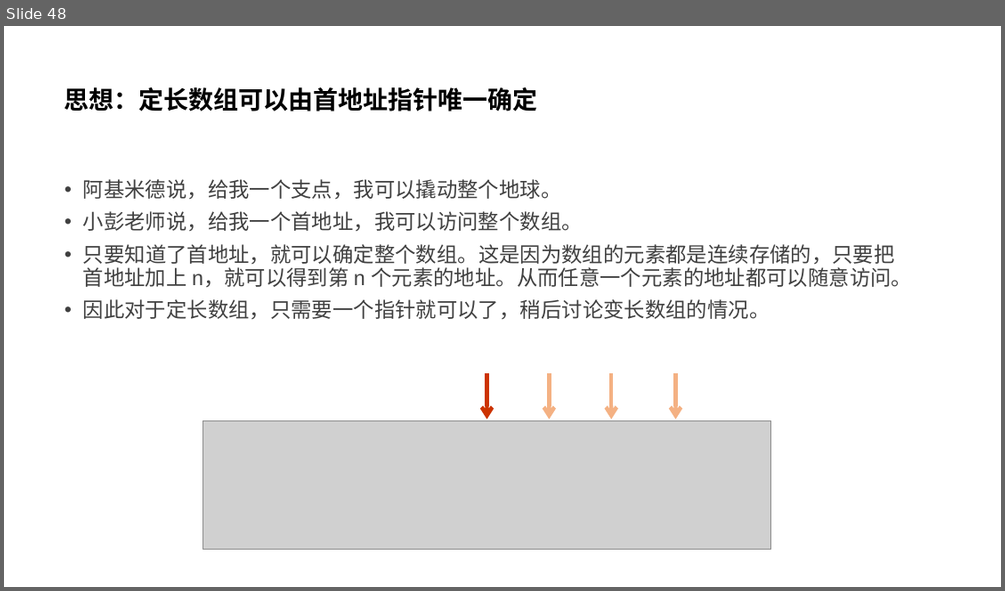
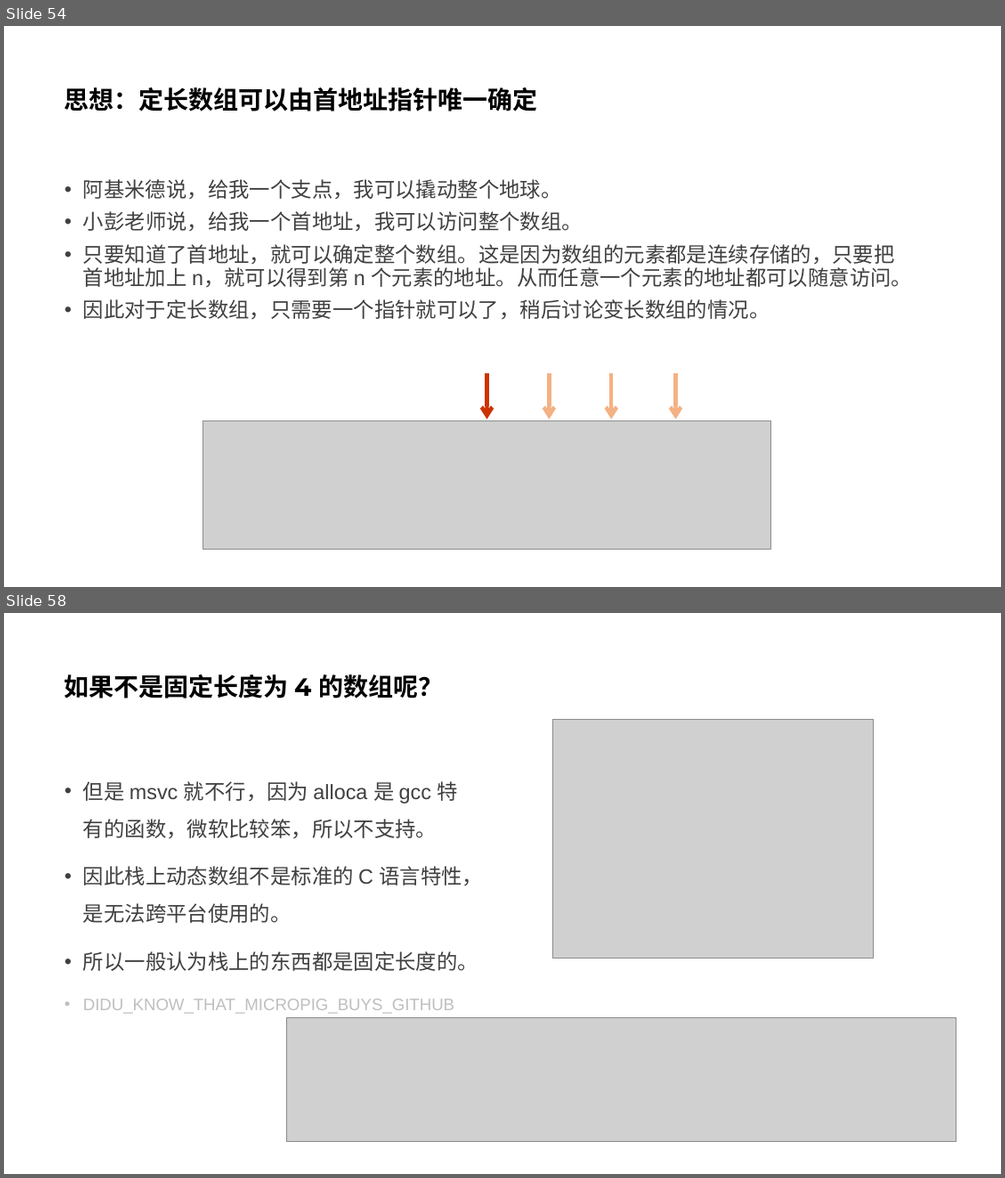
Before and after one commit to parallel101/course, a slide deck: 12/slides.pptx. Shown one above the other, each under a label of ours: slide 48 before the commit, slides 54 and 58 after it; the slides between them are not shown. The pictures are 1005x591 and 1005x1178 pixels, drawn with LibreOffice and Linux fonts; fonts in the diff are those of the drawing; grey boxes stand for pictures. Boxes give left, top, right and bottom in pixels: in the first picture for what was removed or moved away, otherwise in the second. Text is boxed around its words. In the diff, an @@ line names an element or a change of style, - is before the commit and + after.

```diff
--- a/12/slides.pptx
+++ b/12/slides.pptx
@@ slide 58 added at (4, 613, 1001, 1174), background #FFFFFF @@
@@ title added at (65, 674, 443, 698), 24 pt, text #000000, bold @@
+如果不是固定长度为 4 的数组呢？
@@ picture added at (552, 719, 873, 958) @@
@@ text added at (83, 781, 483, 1013), 20 pt, text #404040 @@
+• 但是 msvc 就不行，因为 alloca 是 gcc 特有的函数，微软比较笨，所以不支持。
+• 因此栈上动态数组不是标准的 C 语言特性，是无法跨平台使用的。
+• 所以一般认为栈上的东西都是固定长度的。
+• DIDU_KNOW_THAT_MICROPIG_BUYS_GITHUB
@@ picture added at (286, 1018, 956, 1142) @@
@@ what was slide 48 is now slide 54 @@
```
Also in this commit, not shown: 4 slides changed, 36 other slides added, 44 other files.
